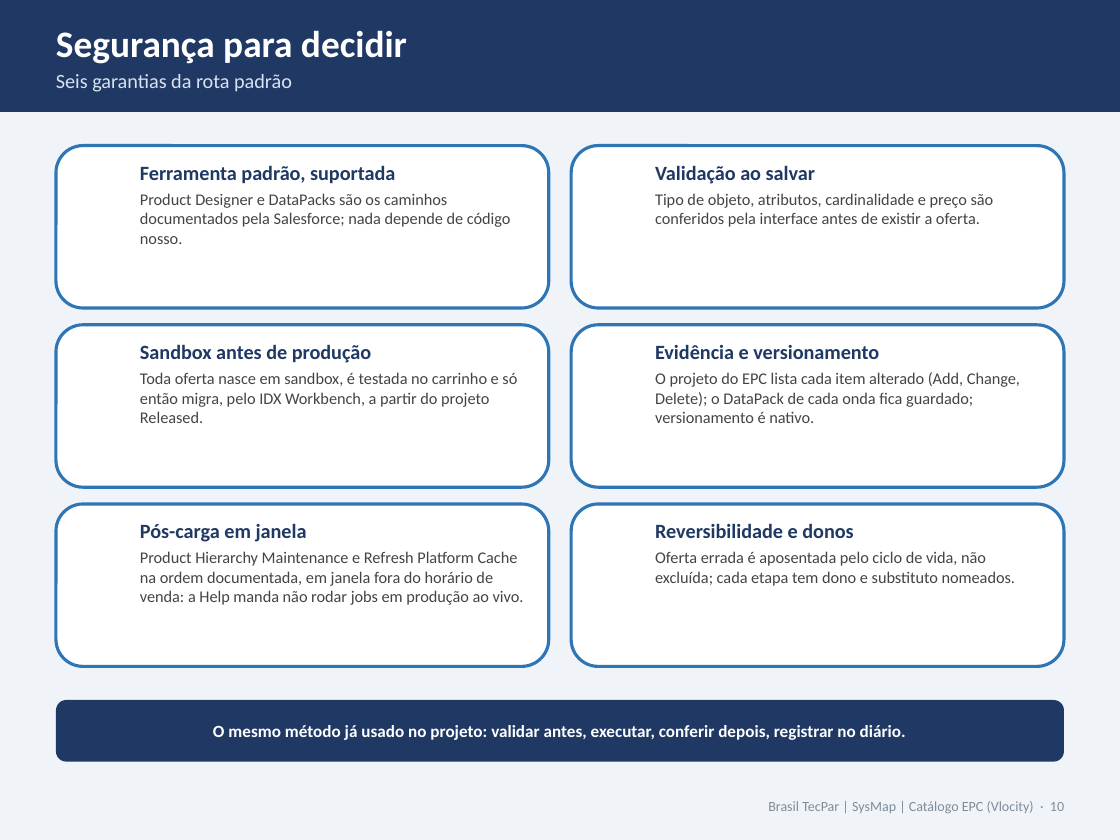
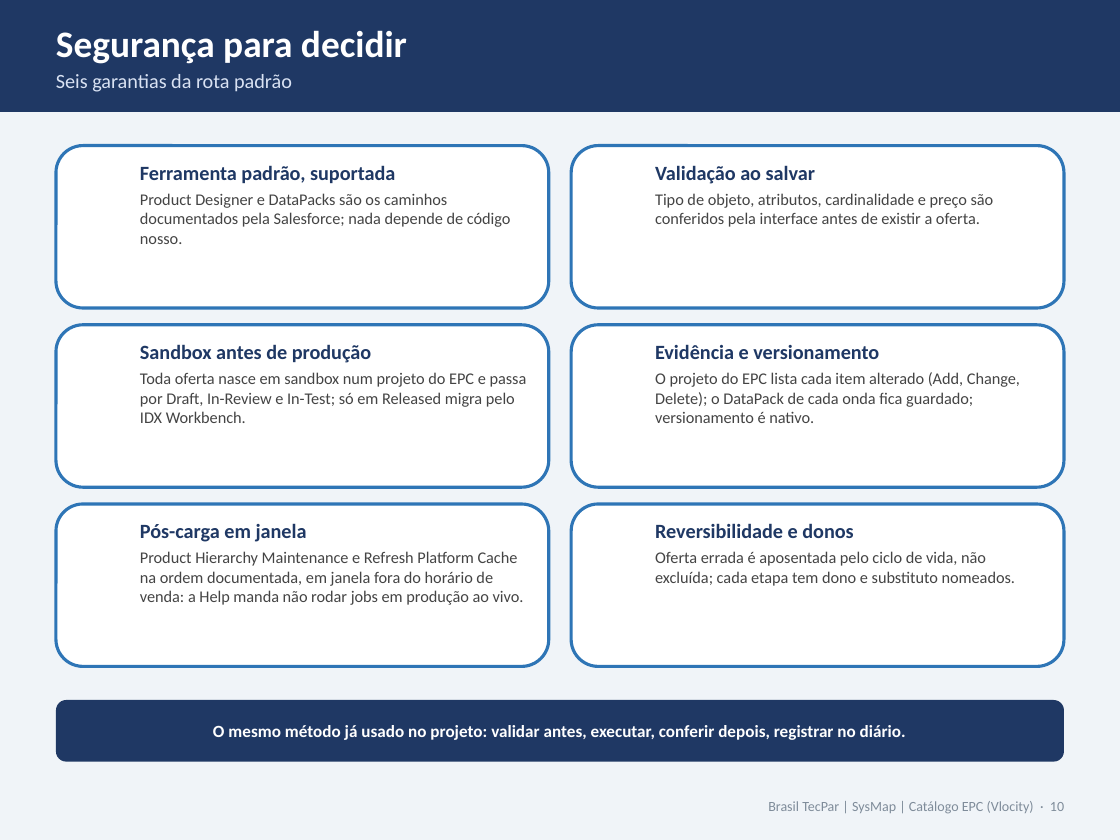
Before and after one commit to Dbelt337/diario-implantacao, a slide deck: slide 10 of docs/deck-catalogo/Catalogo_Carga_e_Manutencao_v2_Rota_Padrao.pptx. Drawn at 1120x840 pixels with LibreOffice and Linux fonts; fonts in the diff are those of the drawing. Boxes give left, top, right and bottom in pixels: in the first picture for what was removed or moved away, otherwise in the second. Text is boxed around its words. In the diff, an @@ line names an element or a change of style, - is before the commit and + after.

```diff
--- a/docs/deck-catalogo/Catalogo_Carga_e_Manutencao_v2_Rota_Padrao.pptx
+++ b/docs/deck-catalogo/Catalogo_Carga_e_Manutencao_v2_Rota_Padrao.pptx
@@ text at [140,372,527,423]: text changed @@
-Toda oferta nasce em sandbox, é testada no carrinho e só então migra, pelo IDX Workbench, a partir do projeto Released.
+Toda oferta nasce em sandbox num projeto do EPC e passa por Draft, In-Review e In-Test; só em Released migra pelo IDX Workbench.
```
Also in this commit, not shown: 2 other slides changed, 2 other files.
